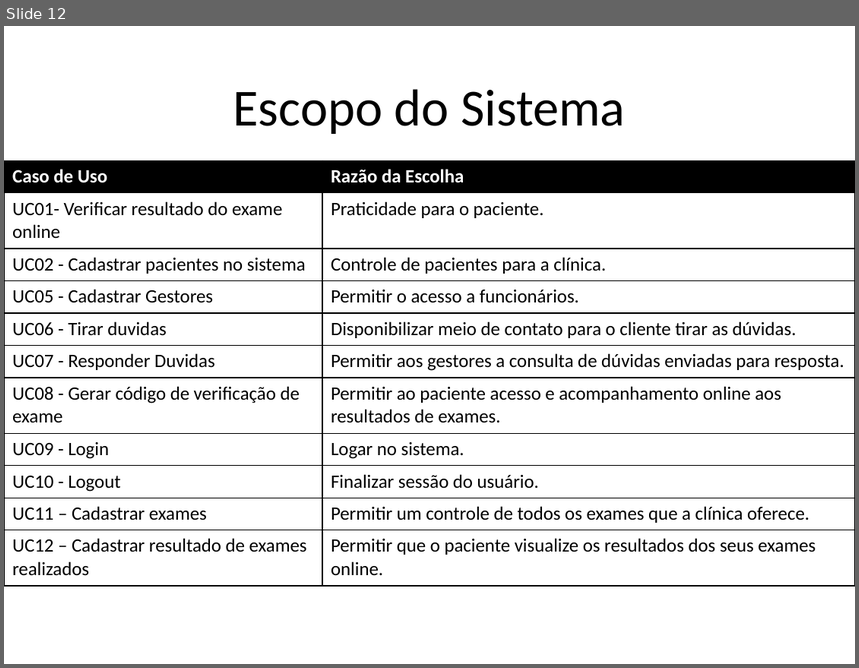
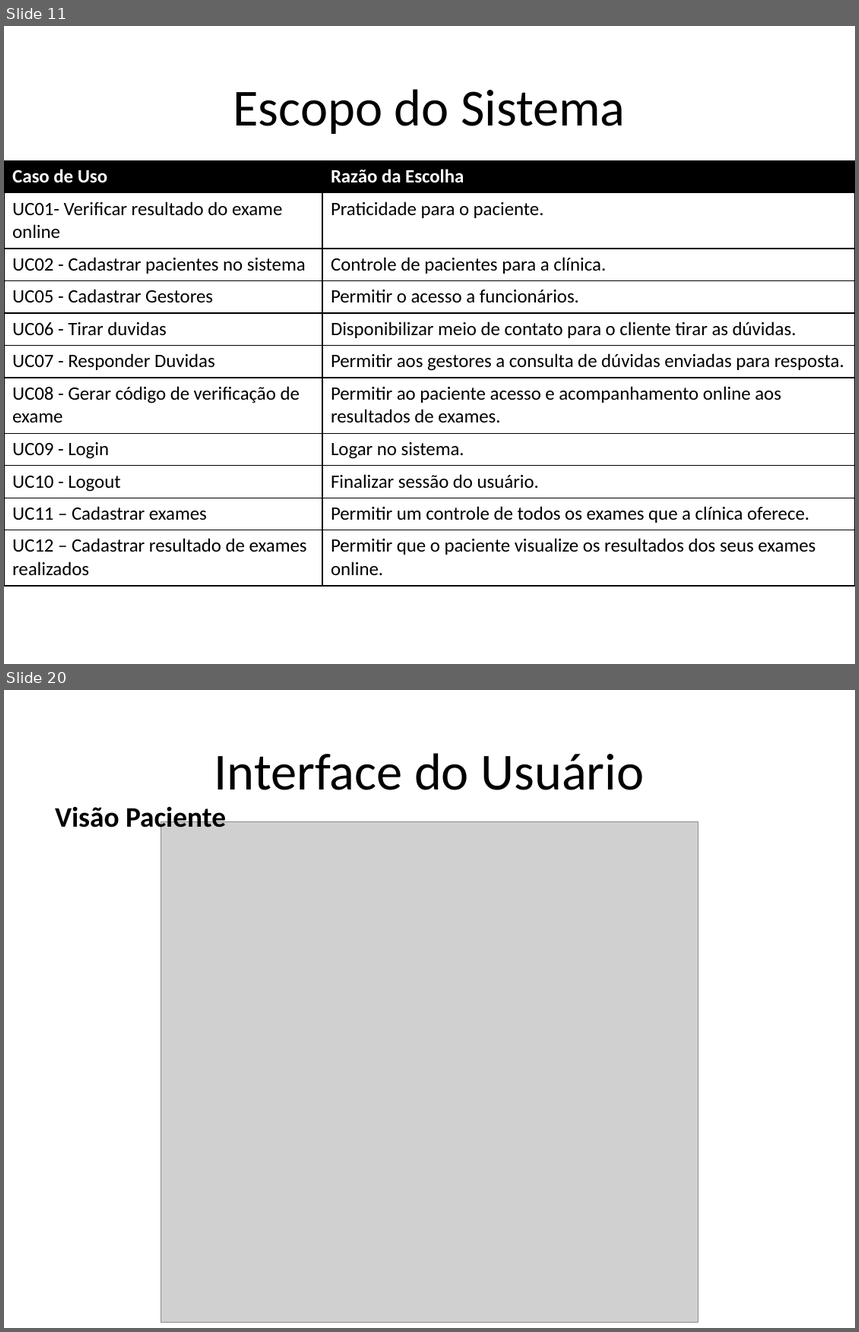
Before and after one commit to kokmz/TCCHUE, a slide deck: documentacao/G4_Apresentacao2sem2014_Final.pptx. Shown one above the other, each under a label of ours: slide 12 before the commit, slides 11 and 20 after it; the slides between them are not shown. The pictures are 859x668 and 859x1332 pixels, drawn with LibreOffice and Linux fonts; fonts in the diff are those of the drawing; grey boxes stand for pictures; background and template pictures are left out. Boxes give left, top, right and bottom in pixels: in the first picture for what was removed or moved away, otherwise in the second. Text is boxed around its words. In the diff, an @@ line names an element or a change of style, - is before the commit and + after.

```diff
--- a/documentacao/G4_Apresentacao2sem2014_Final.pptx
+++ b/documentacao/G4_Apresentacao2sem2014_Final.pptx
@@ slide 20 added at (4, 690, 855, 1328), background picture (left out) @@
@@ title added at (215, 753, 644, 790), 44 pt, text #000000 @@
+Interface do Usuário
@@ text added at (55, 806, 226, 834), 24 pt, text #000000, bold @@
+Visão Paciente
@@ picture added at (161, 822, 698, 1322) @@
@@ what was slide 12 is now slide 11 @@
```
Also in this commit, not shown: 23 slides changed, 16 other slides added, 1 slide removed.
